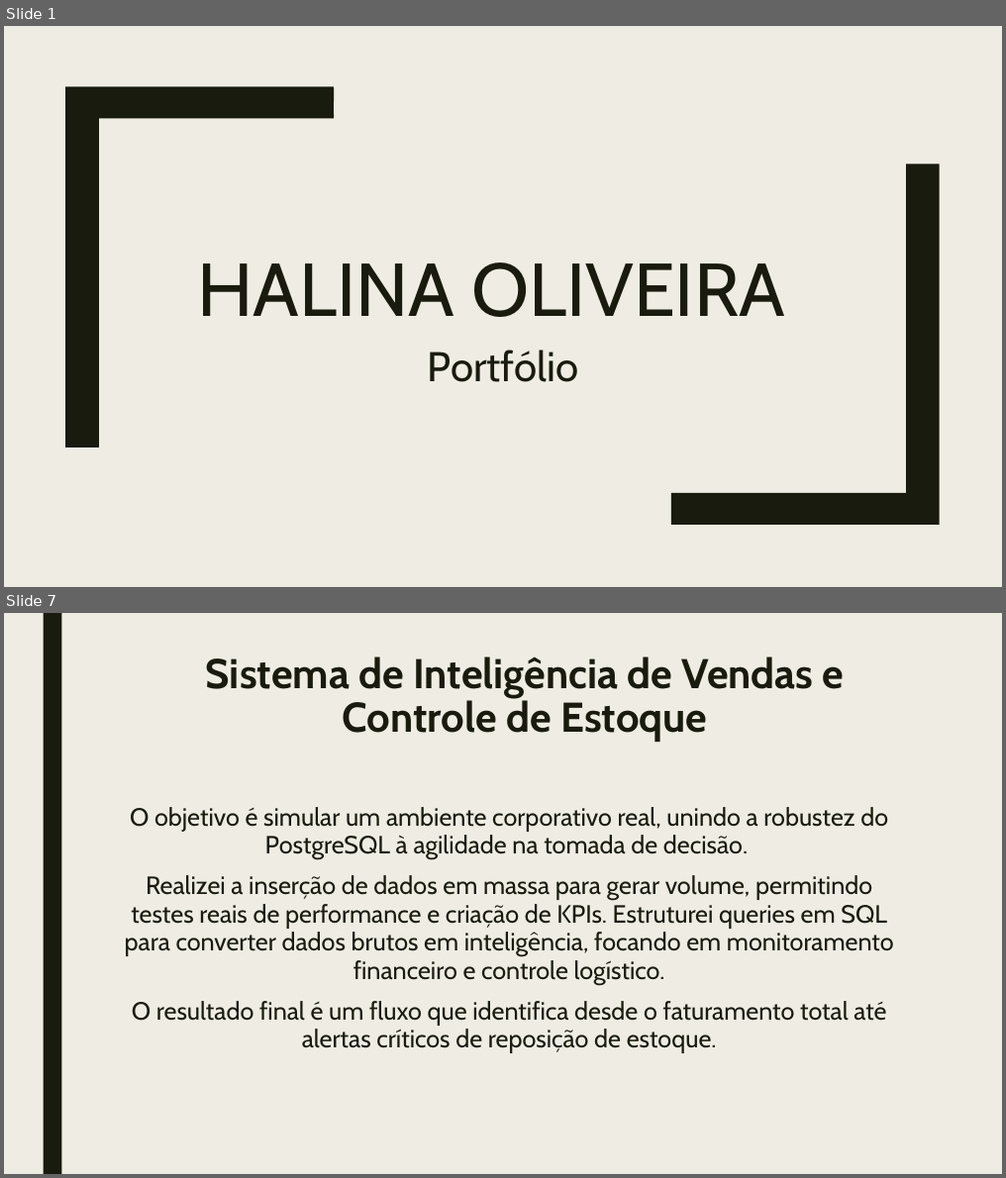
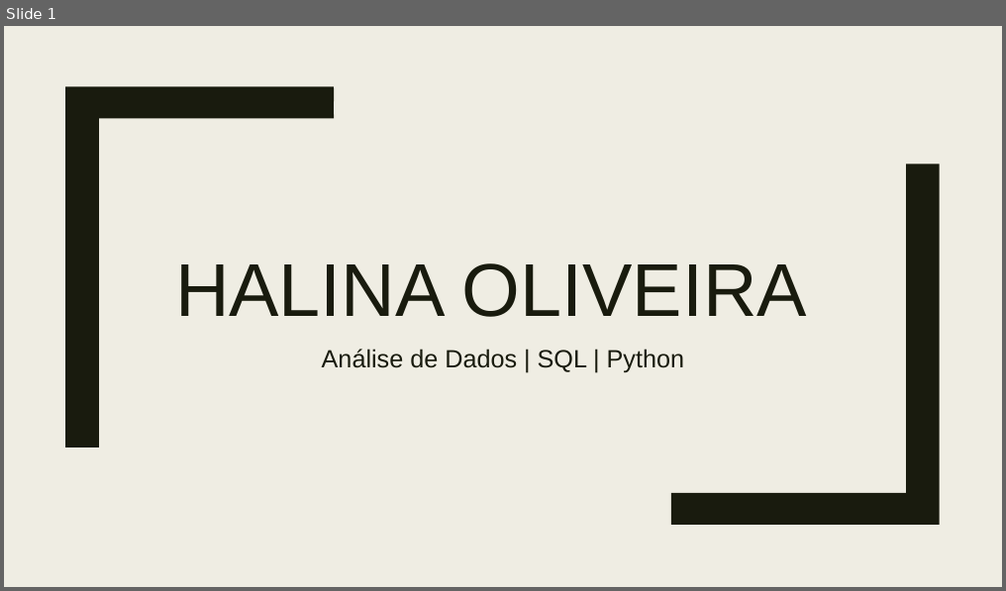
Before and after one commit to Halina23/Portfolio-Halina-Oliveira, a slide deck: Halina Oliveira.Portfolio.pptx. Shown one above the other, each under a label of ours: slides 1 and 7 before the commit, slide 1 after it; the slides between them are not shown. The pictures are 1006x1178 and 1006x591 pixels, drawn with LibreOffice and Linux fonts; fonts in the diff are those of the drawing. Boxes give left, top, right and bottom in pixels: in the first picture for what was removed or moved away, otherwise in the second. Text is boxed around its words. In the diff, an @@ line names an element or a change of style, - is before the commit and + after.

```diff
--- a/Halina Oliveira.Portfolio.pptx
+++ b/Halina Oliveira.Portfolio.pptx
@@ slide 7 removed at (x1=4, y1=613, x2=1002, y2=1174), background #EFEDE3 @@
@@ rectangle removed at (x1=43, y1=613, x2=61, y2=1174) @@
@@ title removed at (x1=206, y1=657, x2=845, y2=742) @@
-Sistema de Inteligência de Vendas e Controle de Estoque
@@ text removed at (x1=125, y1=807, x2=894, y2=1054) @@
-O objetivo é simular um ambiente corporativo real, unindo a robustez do PostgreSQL à agilidade na tomada de decisão.
-Realizei a inserção de dados em massa para gerar volume, permitindo testes reais de performance e criação de KPIs. Estruturei queries em SQL para converter dados brutos em inteligência, focando em monitoramento financeiro e controle logístico.
-O resultado final é um fluxo que identifica desde o faturamento total até alertas críticos de reposição de estoque.
@@ slide 1 changed as well @@
@@ title "HALINA OLIVEIRA" at (x1=175, y1=264, x2=807, y2=317): font Cabin to Arial @@
@@ subtitle at (x1=322, y1=349, x2=684, y2=373): text changed; size 40 to 24 pt; font Cabin to Arial @@
-Portfólio
+Análise de Dados | SQL | Python
```
Also in this commit, not shown: 4 other slides changed, 9 slides added, 6 other slides removed.
